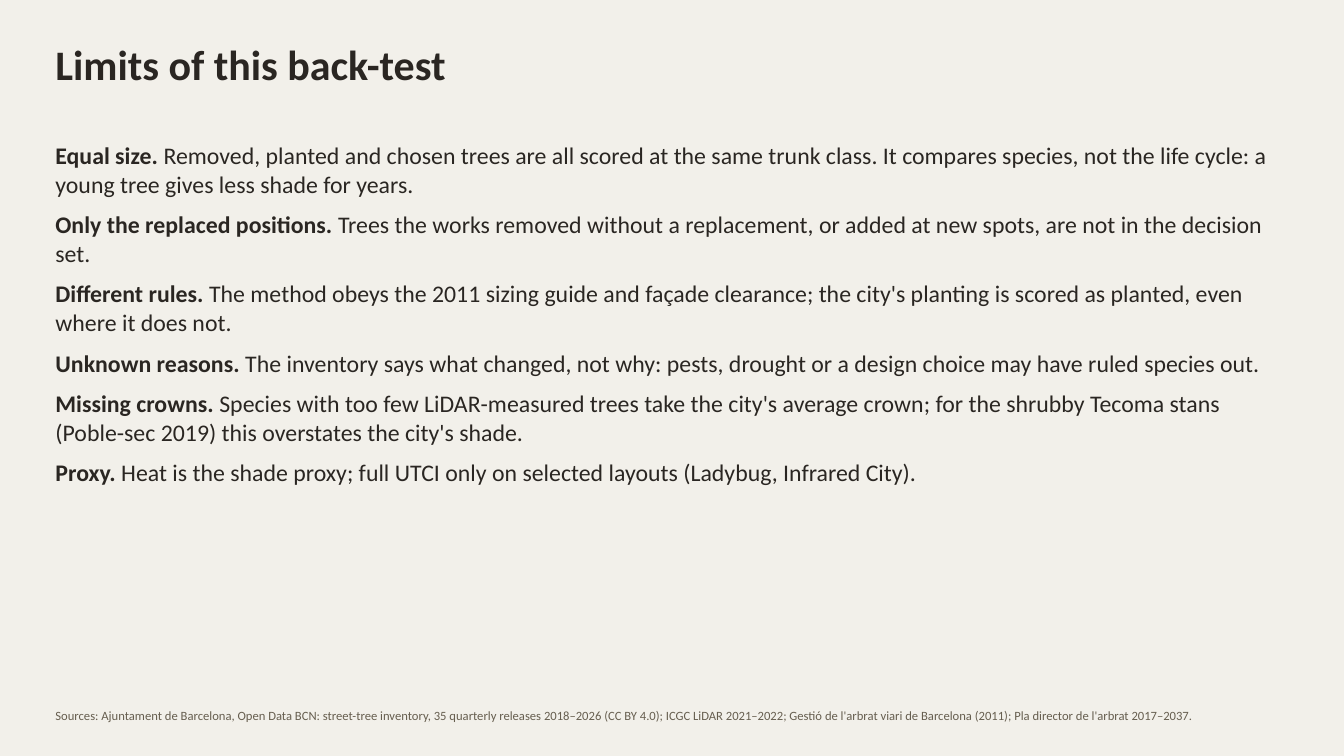
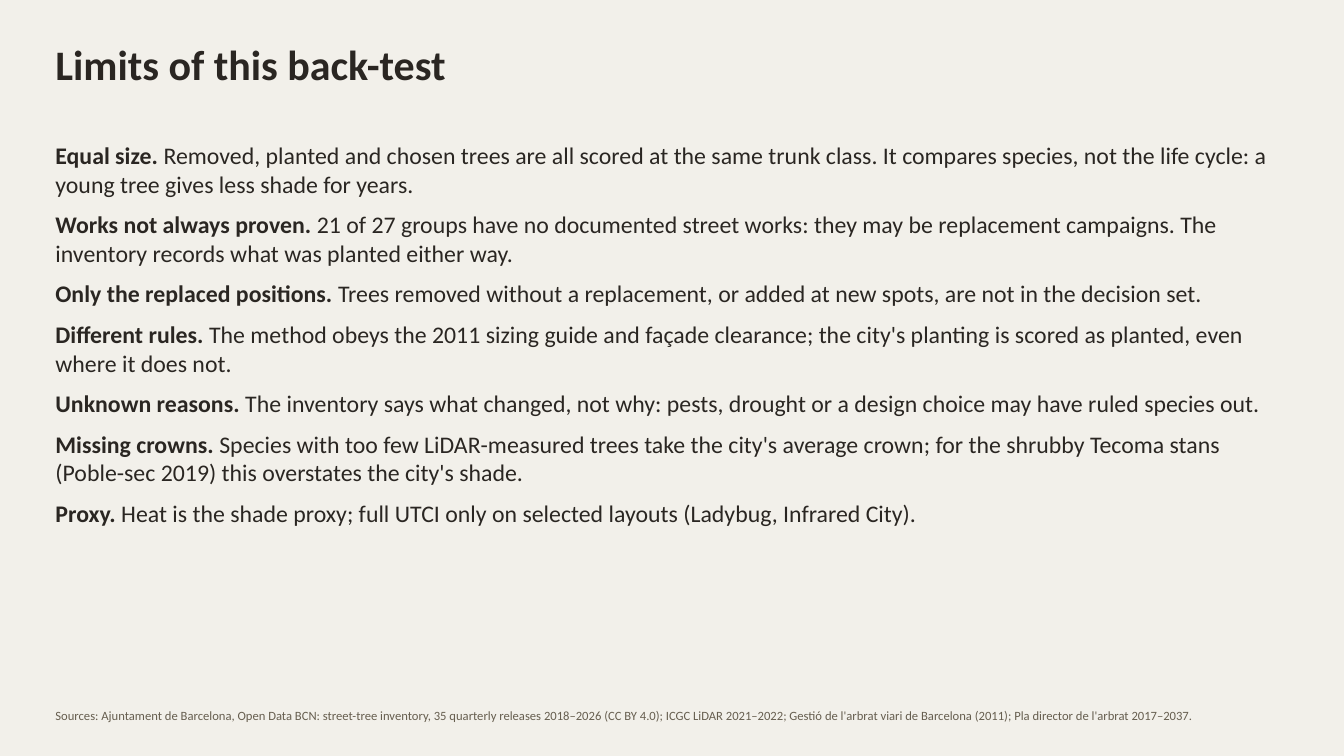
Before and after one commit to giofox96/shade-and-sponge, a slide deck: slide 10 of slides/backtest_works.pptx (slide 9 before the commit). Drawn at 1344x756 pixels with LibreOffice and Linux fonts; fonts in the diff are those of the drawing. Boxes give left, top, right and bottom in pixels: in the first picture for what was removed or moved away, otherwise in the second. Text is boxed around its words. In the diff, an @@ line names an element or a change of style, - is before the commit and + after.

```diff
--- a/slides/backtest_works.pptx
+++ b/slides/backtest_works.pptx
@@ text at box(55, 216, 1216, 306): text changed @@
-Only the replaced positions. Trees the works removed without a replacement, or added at new spots, are not in the decision set.
+Works not always proven. 21 of 27 groups have no documented street works: they may be replacement campaigns. The inventory records what was planted either way.
+Only the replaced positions. Trees removed without a replacement, or added at new spots, are not in the decision set.
```
Also in this commit, not shown: 8 other slides changed, 1 slide added, 3 other files.
